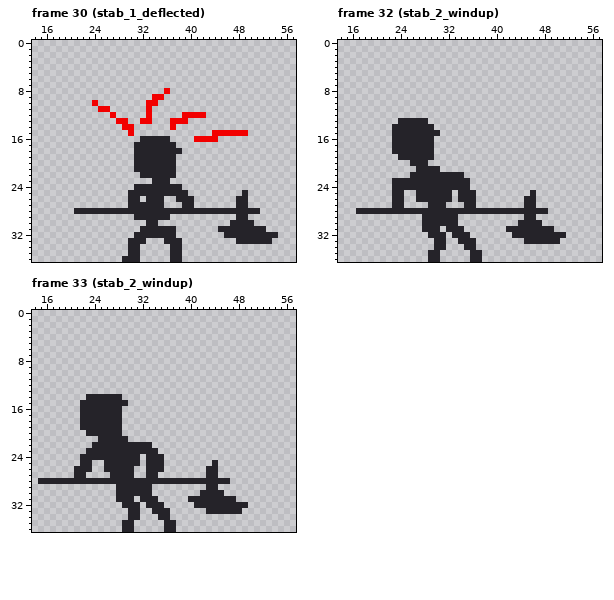
Two versions of one pixel-art file, examples/pixel_sekiro/assets/skeleton/Skeleton Attack.ase. Above is the file before it was changed.
70x37 pixels, 43 frames. Shown: frame 30 (stab_1_deflected): x 14..57, y 0..36; frame 32 (stab_2_windup): x 14..57, y 0..36; frame 33 (stab_2_windup): x 14..57, y 0..36. The commit also changed other frames, which this record leaves out.
Once edited:
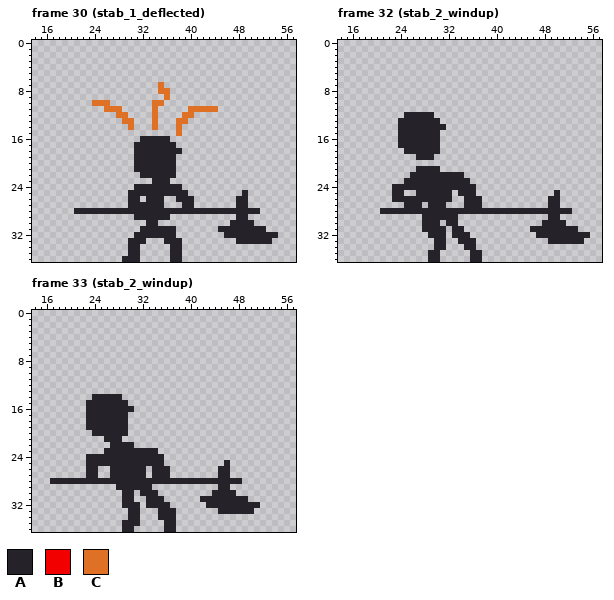
Palette (. is transparent): A #252329  B #f20000  C #df7126
Changes in this commit:
Frame 30 (stab_1_deflected), layer "Layer 1":
Colour C is added in rows 7 to 8 at x 35; in row 9 at x 36; in row 10 at x 25 to 26 and 35; in row 11 at x 27 to 28, 34 and 40 to 44; in row 12 at x 28 to 29 and 34; in row 13 at x 30 and 34.
Colour C is added in row 14 at x 34 and 38; in row 15 at x 38.
Colour C replaces colour B in row 8 at x 36; in row 10 at x 24 and 34; in row 11 at x 26; in row 12 at x 39 to 40; in row 13 at x 29 and 38 to 39; in row 14 at x 30.
The edit erases colour B in row 9 at x 34 to 35; in row 10 at x 33; in row 11 at x 25 and 33; in row 12 at x 27, 33 and 41 to 42; in row 13 at x 28, 32 to 33 and 37; in row 14 at x 29 and 37.
The edit erases colour B in row 15 at x 30 and 44 to 49; in row 16 at x 41 to 44.
Frame 32 (stab_2_windup), layer "Layer 1":
Colour A is added in row 12 at x 25 to 29; in row 13 at x 29 to 30; in row 14 at x 30 to 31; in rows 16 to 18 at x 30; in row 24 at x 36; in row 25 at x 50.
Colour A is added in row 26 at x 25 to 26, 37 and 49 to 50; in row 27 at x 25 to 27, 37 and 49 to 50; in row 28 at x 49 to 52; in row 29 at x 49 to 50; in row 30 at x 48 to 51; in row 31 at x 31 and 50 to 53.
Colour A is added in row 32 at x 52 to 55; in row 33 at x 51 to 54.
The edit erases colour A in rows 14 to 17 at x 23; in row 18 at x 23 to 24; in row 19 at x 24 to 26; in row 20 at x 26 to 28; in row 23 at x 23 to 24; in row 25 at x 46.
The edit erases colour A in row 26 at x 34 and 45 to 46; in row 27 at x 23 to 24 and 45 to 46; in row 28 at x 17 to 20; in row 29 at x 45 to 46; in row 30 at x 31 and 44 to 47; in row 31 at x 32 and 42 to 45.
The edit erases colour A in row 32 at x 43 to 46; in row 33 at x 45 to 48.
Frame 33 (stab_2_windup), layer "Layer 1":
Colour A is added in row 16 at x 29 to 30; in rows 17 to 20 at x 29; in row 24 at x 32; in row 25 at x 24 to 25, 32 and 46; in row 26 at x 24, 31 to 32, 36 and 45 to 46; in row 27 at x 23 to 24, 31 to 32, 35 to 36 and 45 to 46.
Colour A is added in row 28 at x 47 to 48; in row 29 at x 45 to 46; in row 30 at x 34 and 46 to 47; in row 31 at x 35 and 48 to 49; in row 32 at x 36 and 50 to 51; in row 33 at x 37 and 49 to 50.
Colour A is added in row 34 at x 37; in row 35 at x 31.
The edit erases colour A in row 14 at x 23; in rows 15 to 19 at x 22; in row 20 at x 23; in row 21 at x 25 and 29; in row 22 at x 24 to 26 and 31 to 33; in row 23 at x 23 to 25.
The edit erases colour A in row 24 at x 22; in row 25 at x 22 and 44; in row 26 at x 21 to 22, 26, 33 and 43 to 44; in row 27 at x 21 to 22, 33 and 43 to 44; in row 28 at x 15 to 16; in row 29 at x 43 to 44.
The edit erases colour A in row 30 at x 28, 31 and 42 to 43; in row 31 at x 28, 32 and 40 to 41; in row 32 at x 41 to 42; in row 33 at x 34 and 43 to 44.
Pixel boxes of the changes (left, top, right, bottom) in both pictures:
changed: (92, 82, 248, 142)
changed: (356, 112, 482, 232)
changed: (506, 190, 590, 244)
changed: (74, 394, 260, 526)
erased: (38, 478, 50, 484)
